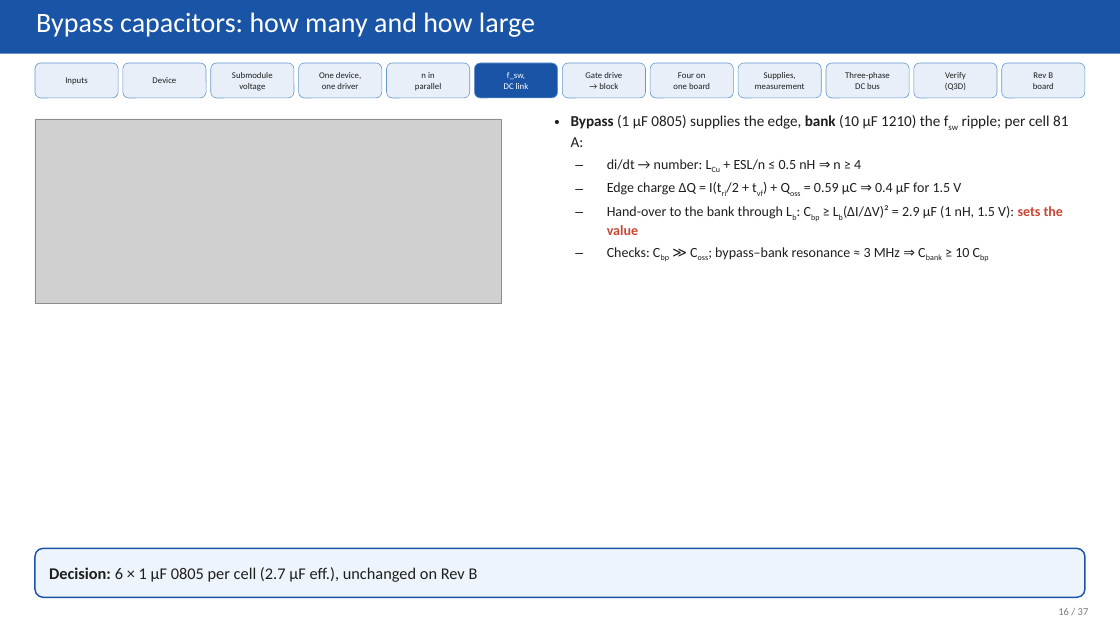
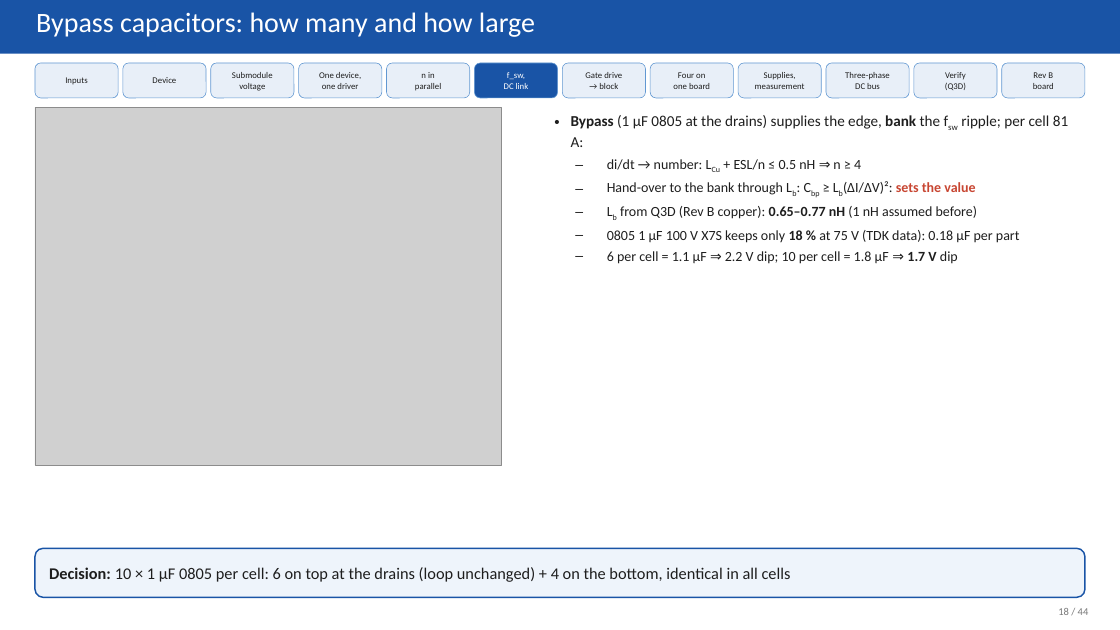
Before and after one commit to EnesAyaz/KTH, a slide deck: slide 18 of PCB-Design/reports/slides/spb_revb_design_flow.pptx (slide 16 before the commit). Drawn at 1120x630 pixels with LibreOffice and Linux fonts; fonts in the diff are those of the drawing; grey boxes stand for pictures. Boxes give left, top, right and bottom in pixels: in the first picture for what was removed or moved away, otherwise in the second. Text is boxed around its words. In the diff, an @@ line names an element or a change of style, - is before the commit and + after.

Commit message:
Rev B: 3D models for every part, board STEP, design-flow deck with final loop results
- make_3d_models_revb.py: box models (STEP + VRML) for 2EDF7275K, PMK UFCS, TDK 2220 (2.8 mm),
  WE-CNSW 1206, M6 AC bolt + Cu bar, LAM 4 + spreader; parts with project models move to spb_fab
- board STEP export (fab/spb-bb-revb.step); DRC 0/0/0, schematic = PCB
- render_3d_revb.py: 3D views for the deck from the KiCad models
- deck (44 slides): Rev B bypass figure, 3D slides, fast-loop Q3D results (0.69 nH with shunt,
  0.41 nH without, cells symmetric), shunt study, symmetry cause/fix; old full-board/busbar Q3D marked

```diff
--- a/PCB-Design/reports/slides/spb_revb_design_flow.pptx
+++ b/PCB-Design/reports/slides/spb_revb_design_flow.pptx
@@ picture: place and size @@
-picture at bbox=[35, 119, 502, 304]
+picture at bbox=[35, 108, 502, 465]
@@ text at bbox=[571, 115, 1068, 147]: text changed @@
-• Bypass (1 µF 0805) supplies the edge, bank (10 µF 1210) the fsw ripple; per cell 81 A:
+• Bypass (1 µF 0805 at the drains) supplies the edge, bank the fsw ripple; per cell 81 A:
@@ text at bbox=[607, 181, 1020, 264]: text changed @@
-  – Edge charge ΔQ = I(tri/2 + tvf) + Qoss = 0.59 µC ⇒ 0.4 µF for 1.5 V
-  – Hand-over to the bank through Lb: Cbp ≥ Lb(ΔI/ΔV)² = 2.9 µF (1 nH, 1.5 V): sets the value
-  – Checks: Cbp ≫ Coss; bypass–bank resonance ≈ 3 MHz ⇒ Cbank ≥ 10 Cbp
+  – Hand-over to the bank through Lb: Cbp ≥ Lb(ΔI/ΔV)²: sets the value
+  – Lb from Q3D (Rev B copper): 0.65–0.77 nH (1 nH assumed before)
+  – 0805 1 µF 100 V X7S keeps only 18 % at 75 V (TDK data): 0.18 µF per part
+  – 6 per cell = 1.1 µF ⇒ 2.2 V dip; 10 per cell = 1.8 µF ⇒ 1.7 V dip
@@ text in rounded rectangle at bbox=[49, 567, 791, 582]: text changed @@
-Decision: 6 × 1 µF 0805 per cell (2.7 µF eff.), unchanged on Rev B
+Decision: 10 × 1 µF 0805 per cell: 6 on top at the drains (loop unchanged) + 4 on the bottom, identical in all cells
@@ text at bbox=[1058, 608, 1089, 615]: text changed @@
-16 / 37
+18 / 44
```
Also in this commit, not shown: 34 other slides changed, 7 slides added, 44 other files.
